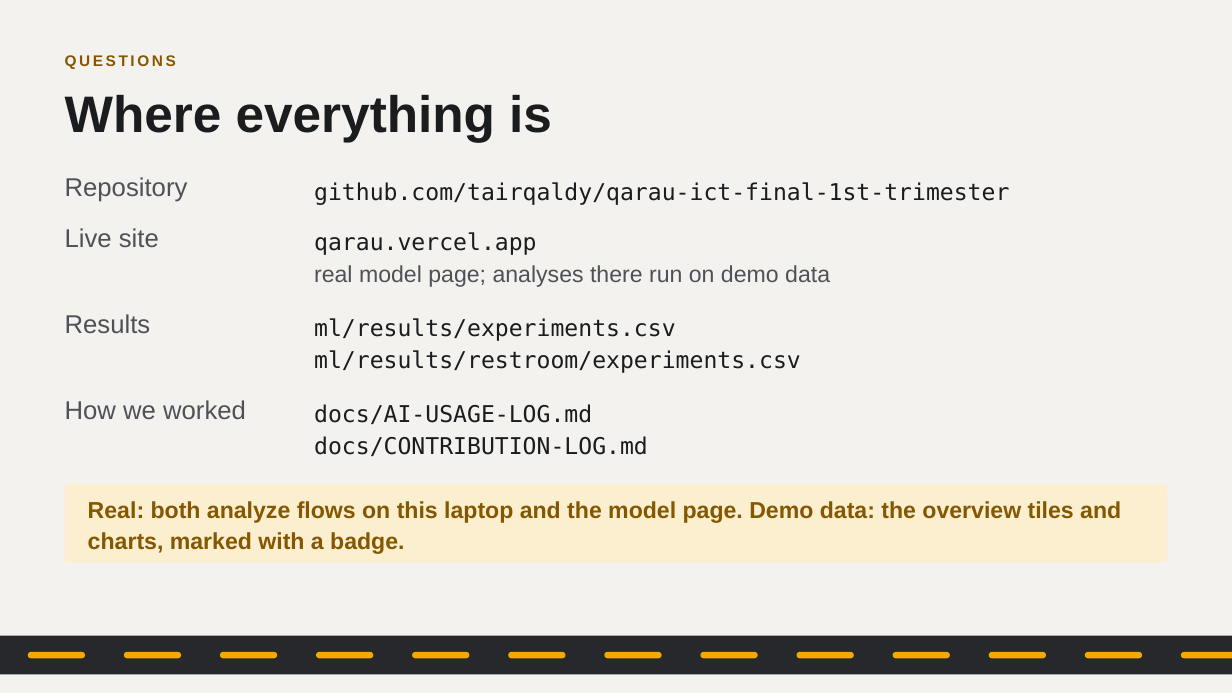
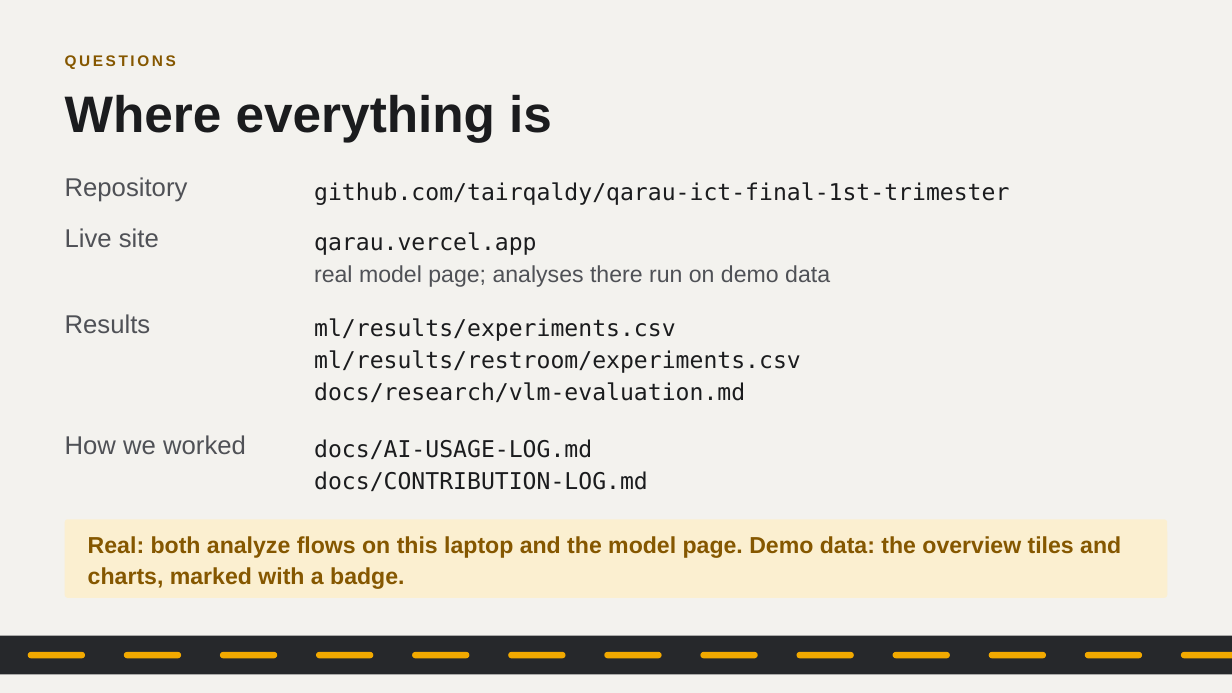
Before and after one commit to tairqaldy/jolscan-ict-final-1st-trimester, a slide deck: slide 12 of docs/deck/qarau-defense-deck.pptx. Drawn at 1232x693 pixels with LibreOffice and Linux fonts; fonts in the diff are those of the drawing. Boxes give left, top, right and bottom in pixels: in the first picture for what was removed or moved away, otherwise in the second. Text is boxed around its words. In the diff, an @@ line names an element or a change of style, - is before the commit and + after.

```diff
--- a/docs/deck/qarau-defense-deck.pptx
+++ b/docs/deck/qarau-defense-deck.pptx
@@ text at (314,382,745,402): paragraph added @@
+docs/research/vlm-evaluation.md
@@ 3 texts, 1 rounded rectangle: place and size @@
-3 texts, 1 rounded rectangle at (65,400,1167,563)
+3 texts, 1 rounded rectangle at (65,435,1167,598)
```
Also in this commit, not shown: 1 other slide changed, 7 other files.
